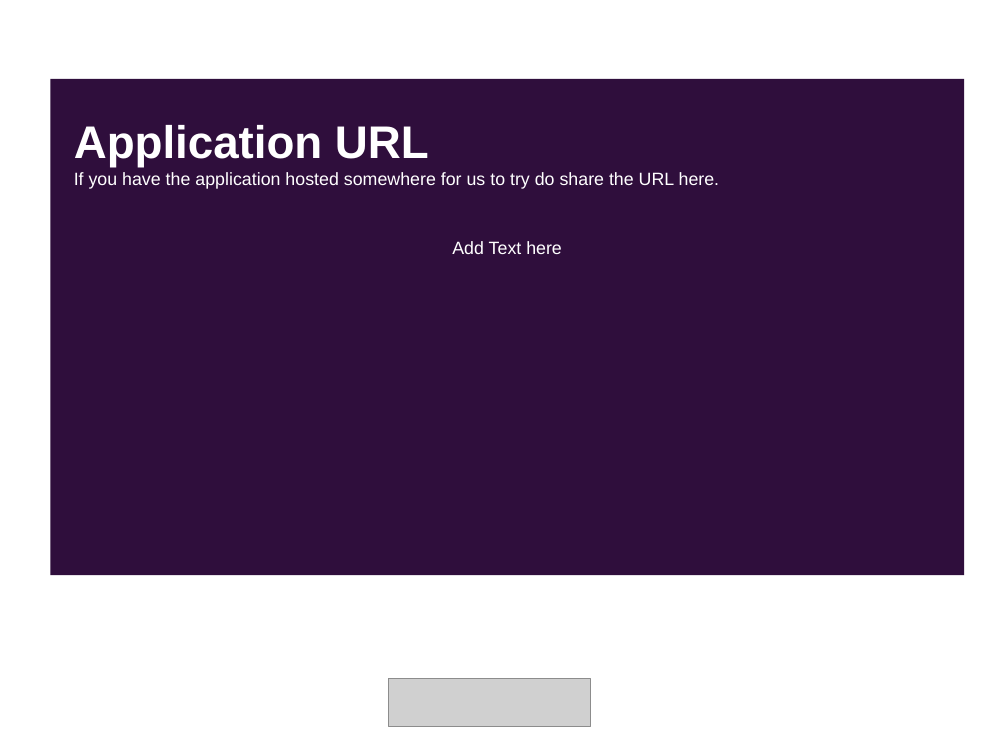
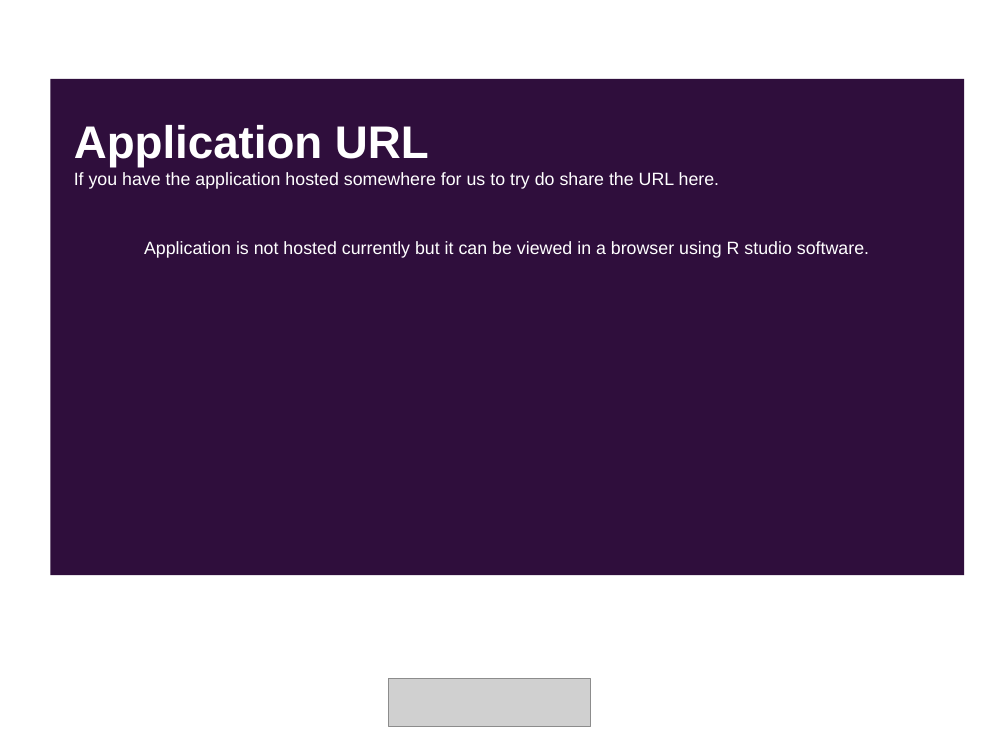
Before and after one commit to Snehashish30/NLP_chatbot, a slide deck: slide 11 of SolutionPresentation.pptx (slide 10 before the commit). Drawn at 1008x756 pixels with LibreOffice and Linux fonts; fonts in the diff are those of the drawing; grey boxes stand for pictures. Boxes give left, top, right and bottom in pixels: in the first picture for what was removed or moved away, otherwise in the second. Text is boxed around its words. In the diff, an @@ line names an element or a change of style, - is before the commit and + after.

```diff
--- a/SolutionPresentation.pptx
+++ b/SolutionPresentation.pptx
@@ text added at box(144, 241, 869, 258), 14 pt, text #FFFFFF @@
+Application is not hosted currently but it can be viewed in a browser using R studio software.
@@ text removed at box(452, 241, 562, 254) @@
-Add Text here
```
Also in this commit, not shown: 10 other slides changed, 2 slides added, 1 slide removed, 14 other files.
